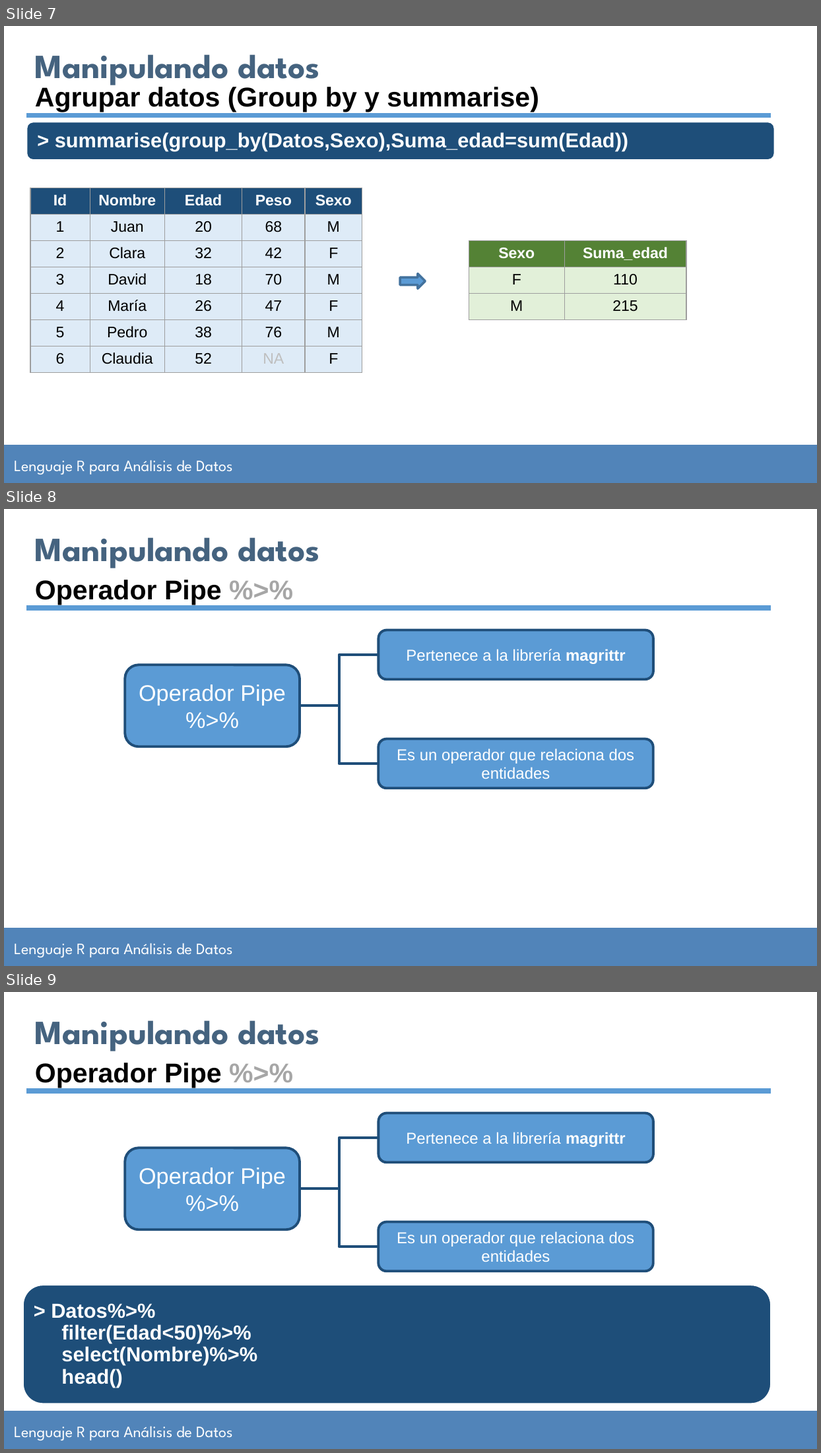
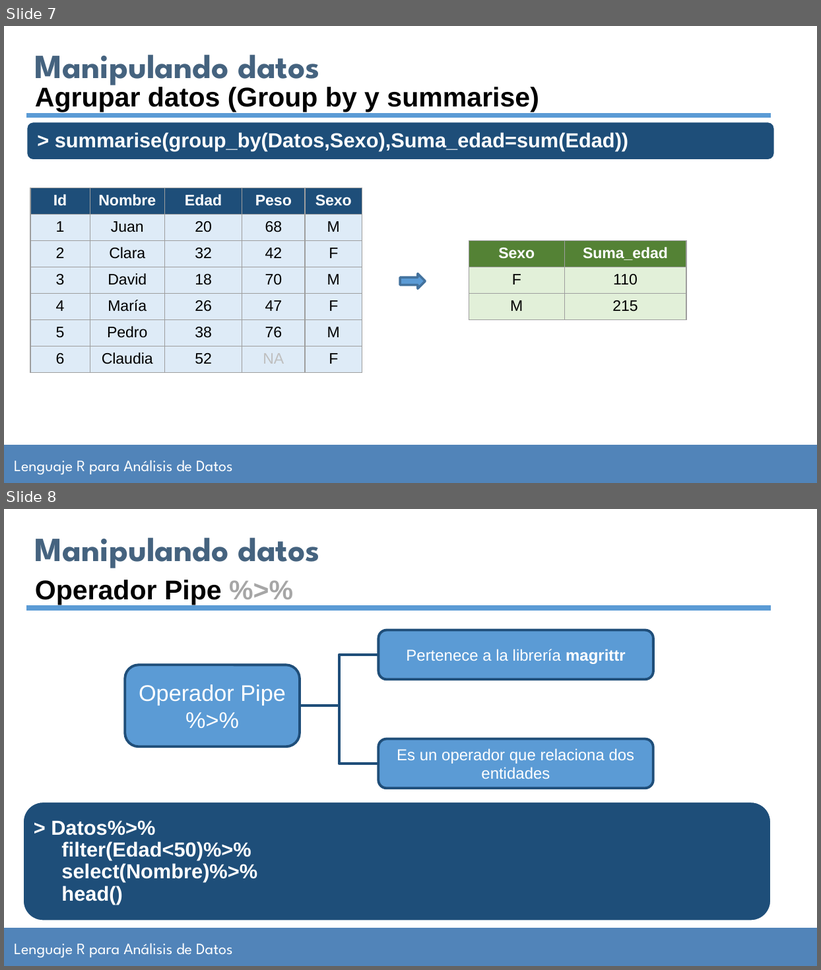
Before and after one commit to jsgarriga/curso-analisis-datos-r, a slide deck: Clase 5-ADR-06-09-2023/ManualAlumnoR_clase5.pptx. Shown one above the other, each under a label of ours: slides 7, 8 and 9 before the commit, slides 7 and 8 after it. The pictures are 821x1453 and 821x970 pixels, drawn with LibreOffice and Linux fonts; fonts in the diff are those of the drawing; background and template pictures are left out. Boxes give left, top, right and bottom in pixels: in the first picture for what was removed or moved away, otherwise in the second. Text is boxed around its words. In the diff, an @@ line names an element or a change of style, - is before the commit and + after.

```diff
--- a/Clase 5-ADR-06-09-2023/ManualAlumnoR_clase5.pptx
+++ b/Clase 5-ADR-06-09-2023/ManualAlumnoR_clase5.pptx
@@ slide 8 removed at <box>4,509,817,966</box>, background #FFFFFF; not listed: 2 template elements that a slide beside it also shows @@
@@ text removed at <box>35,537,320,568</box> @@
-Manipulando datos
@@ text removed at <box>35,580,222,605</box> @@
-Operador Pipe %>%
@@ line removed from (26, 608) to (771, 608) @@
@@ rounded rectangle removed at <box>379,630,653,680</box> @@
-Pertenece a la librería magrittr
@@ rounded rectangle removed at <box>125,665,300,747</box> @@
-Operador Pipe
-%>%
@@ elbow line removed from (300, 706) to (379, 655) @@
@@ elbow line removed from (300, 706) to (378, 764) @@
@@ rounded rectangle removed at <box>378,739,653,789</box> @@
-Es un operador que relaciona dos entidades
@@ what was slide 9 is now slide 8 @@
```
Also in this commit, not shown: 1 slide changed, 2 slides added, 4 other slides removed.
